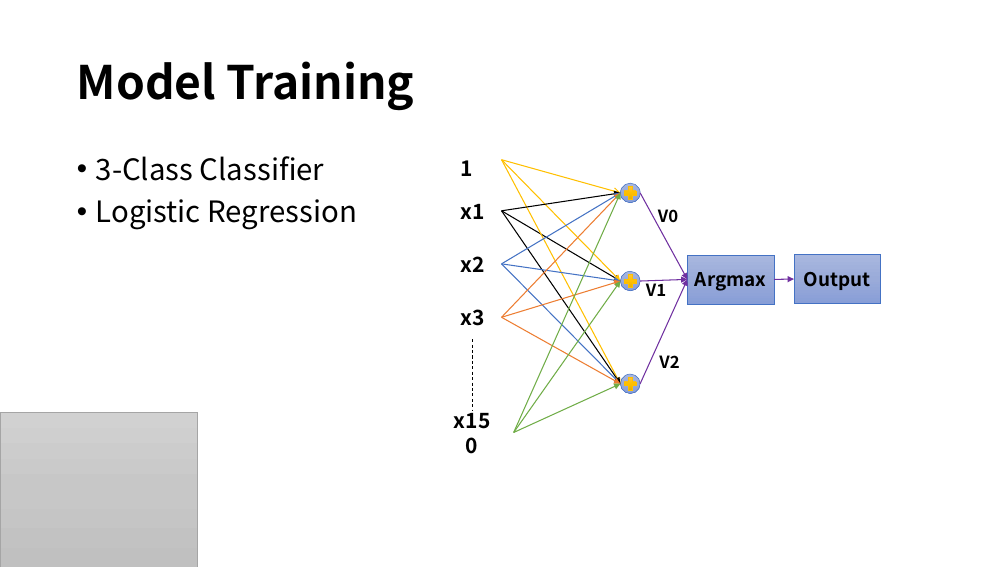
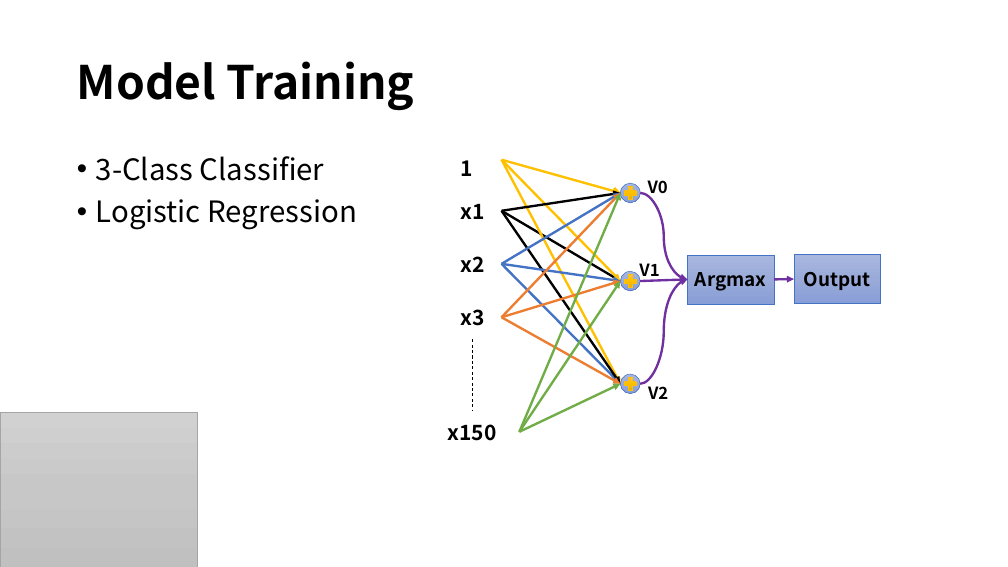
Before and after one commit to shadowdkm/speaker-recognition-ENGR-518, a slide deck: slide 7 of Speaker Recognition.pptx. Drawn at 1008x567 pixels with LibreOffice and Linux fonts; fonts in the diff are those of the drawing; background and template pictures are left out. Boxes give left, top, right and bottom in pixels: in the first picture for what was removed or moved away, otherwise in the second. Text is boxed around its words. In the diff, an @@ line names an element or a change of style, - is before the commit and + after.

```diff
--- a/Speaker Recognition.pptx
+++ b/Speaker Recognition.pptx
@@ arrow (501, 160) - (621, 193): stroke #FFC000 1 pt to #FFC000 2.25 pt @@
@@ arrow (501, 160) - (621, 281): stroke #FFC000 1 pt to #FFC000 2.25 pt @@
@@ arrow (501, 160) - (621, 384): stroke #FFC000 1 pt to #FFC000 2.25 pt @@
@@ text "V0": place and size @@
-text "V0" at (658, 209, 678, 228)
+text "V0" at (648, 180, 668, 198)
@@ arrow (501, 211) - (621, 193): stroke #000000 1 pt to #000000 2.25 pt @@
@@ arrow (501, 264) - (621, 193): stroke #4472C4 1 pt to #4472C4 2.25 pt @@
@@ arrow (501, 318) - (621, 193): stroke #ED7D31 1 pt to #ED7D31 2.25 pt @@
@@ arrow moved from (514, 433) - (621, 193) to (520, 432) - (621, 193) @@
@@ arrow (520, 432) - (621, 193): stroke #70AD47 1 pt to #70AD47 2.25 pt @@
@@ arrow removed from (640, 193) to (687, 280) @@
@@ curved arrow added from (640, 193) to (687, 280), #7030A0 2.25 pt @@
@@ arrow (501, 211) - (621, 281): stroke #000000 1 pt to #000000 2.25 pt @@
@@ arrow (501, 211) - (621, 384): stroke #000000 1 pt to #000000 2.25 pt @@
@@ arrow (501, 264) - (621, 384): stroke #4472C4 1 pt to #4472C4 2.25 pt @@
@@ arrow (501, 264) - (621, 281): stroke #4472C4 1 pt to #4472C4 2.25 pt @@
@@ text "V1": place and size @@
-text "V1" at (646, 279, 666, 296)
+text "V1" at (639, 263, 659, 281)
@@ arrow (501, 318) - (621, 281): stroke #ED7D31 1 pt to #ED7D31 2.25 pt @@
@@ arrow moved from (514, 433) - (621, 281) to (520, 432) - (621, 281) @@
@@ arrow (520, 432) - (621, 281): stroke #70AD47 1 pt to #70AD47 2.25 pt @@
@@ arrow (640, 281) - (687, 280): stroke #7030A0 1 pt to #7030A0 2.25 pt @@
@@ arrow removed from (640, 384) to (687, 280) @@
@@ curved arrow added from (640, 384) to (687, 280), #7030A0 2.25 pt @@
@@ arrow (774, 280) - (794, 279): stroke #7030A0 1 pt to #7030A0 2.25 pt @@
@@ arrow (501, 318) - (621, 384): stroke #ED7D31 1 pt to #ED7D31 2.25 pt @@
@@ arrow moved from (514, 433) - (621, 384) to (520, 432) - (621, 384) @@
@@ arrow (520, 432) - (621, 384): stroke #70AD47 1 pt to #70AD47 2.25 pt @@
@@ text "V2": place and size @@
-text "V2" at (659, 355, 679, 368)
+text "V2" at (648, 386, 668, 399)
@@ ellipse "x150": place and size @@
-ellipse "x150" at (431, 413, 514, 453)
+ellipse "x150" at (425, 412, 520, 452)
```
Also in this commit, not shown: 2 other slides changed.
